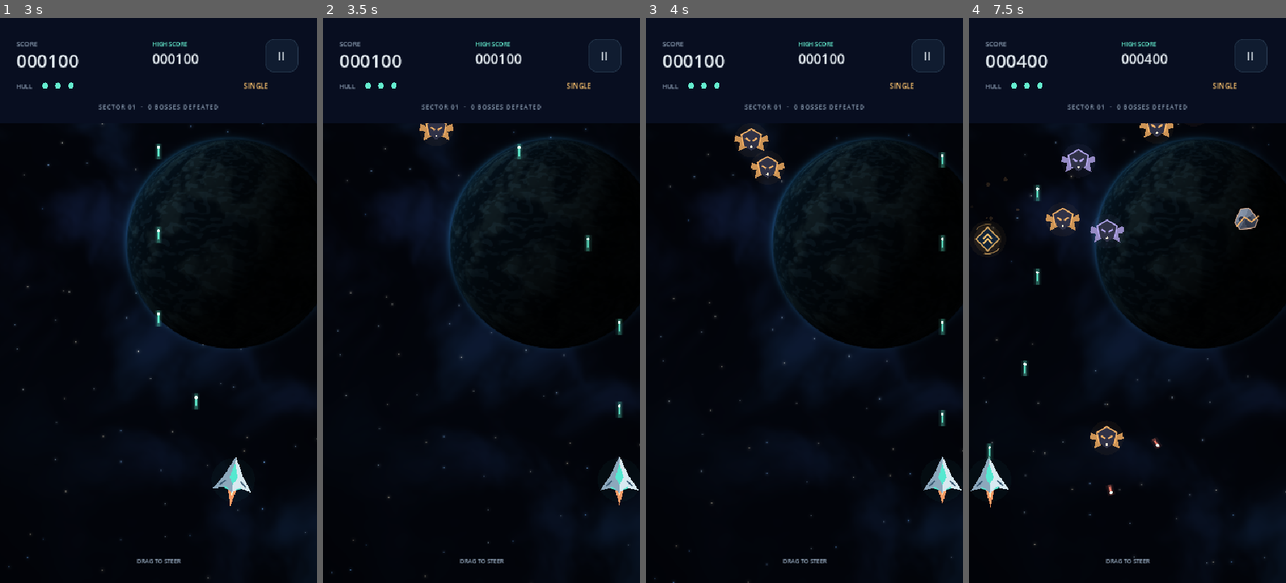
Above: before the commit, frames 1-4 (left to right).
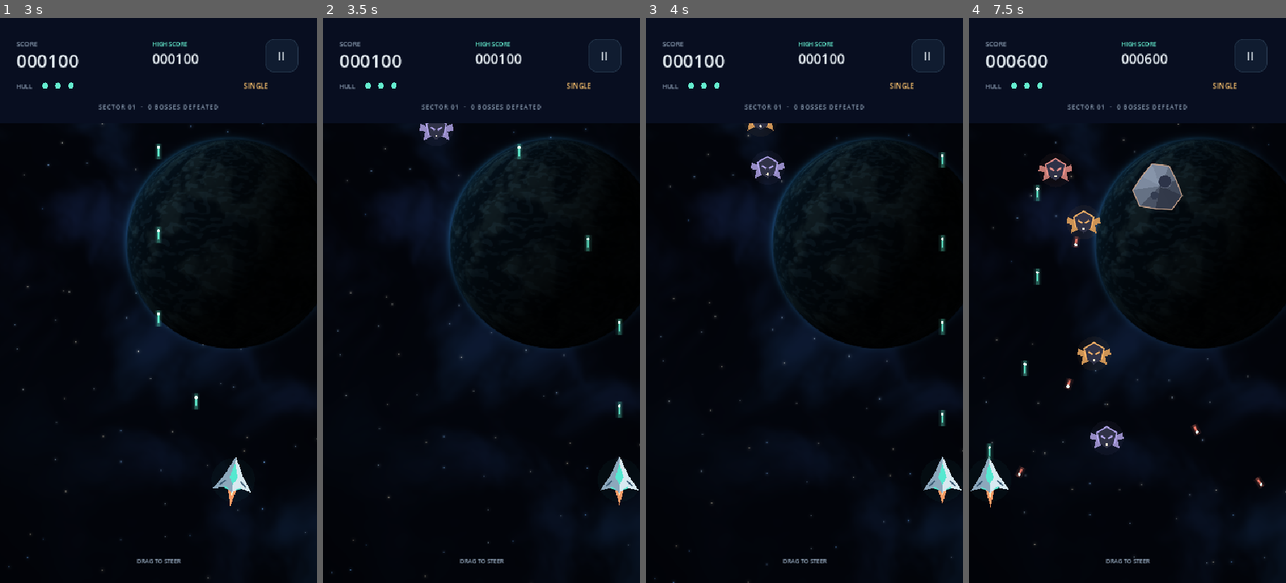
Above: after the commit, the same moments.

Repository: walgak/alien-invasion
Game: Godot game, scene res://main.tscn
The game is run twice, just before and just after one commit, with the same random seed, the same clock (stepped at 60 frames per second) and the same inputs.
Inputs (mouse positions are in pixels of both pictures, inside the frame that each line leads up to):
- Up to frame 1 (3 s): click "Launch endless flight →" at 0.5 s; click "II" at 1.25 s; click "Resume flight →" at 2 s; tap Enter at 2.75, 2.85 s; move the mouse to (228, 272) at 2.77 s; hold Right (ui_right) from 2.78 s (still down); click (228, 272) at 2.92 s
- Up to frame 2 (3.5 s): keep holding Right (ui_right); tap Space at 3.02, 3.05, 3.32 s
- Up to frame 3 (4 s): release Right (ui_right) at 3.5 s; drag from (741, 328) to (788, 413) at 3.52 s
- Up to frame 4 (7.5 s): move the mouse to (1159, 176) at 4.27 s; hold Right (ui_right) 4.28-5 s; tap Enter at 4.35, 5.85, 7.35 s; click (1159, 176) at 4.42 s; tap Space at 4.55, 6.02, 6.05, 6.32 s; drag from (1111, 413) to (1032, 215) at 5.02 s; move the mouse to (1222, 385) at 5.77 s; hold Left (ui_left) 5.78-6.5 s; click (1222, 385) at 5.92 s; drag from (1032, 215) to (1079, 159) at 6.52 s; move the mouse to (1143, 300) at 7.27 s; hold Left (ui_left) from 7.28 s (still down); click (1143, 300) at 7.42 s

Frame 1 is identical in both runs. In frame 2, 0.1% of the frame differs, in the area x 30-42%, y 18-22%; in frame 3, 0.5%; in frame 4, 3.6%, in the area x 1-94%, y 6-85%.

Commit message:
Rebalance alien threats, rare upgrades and gravity landing zones

Diff:
--- a/mobile/scripts/boss.gd
+++ b/mobile/scripts/boss.gd
@@ -62,11 +62,6 @@
 			fire_volley()
 			shot_timer += 1.35
 	elif phase == "warning":
-		if kind == "white":
-			# Track the nearest edge while forming, then keep the active hole fixed.
-			position_white_hole()
-			if cannon_active:
-				aim_cannon_at_hole()
 		if cannon_active:
 			cannon_previous_position = cannon_position
 			cannon_position += cannon_velocity * delta
@@ -140,18 +135,18 @@
 	phase = "warning"
 	phase_time = 0.0
 	neutralise_time = 0.0
-	if kind == "white":
-		position_white_hole()
-		launch_rift_cannon()
-	elif kind == "black":
-		var side := 1.0 if game.ship.position.x < game.arena.x * 0.5 else -1.0
-		well_position = Vector2(clampf(game.ship.position.x + side * 130.0, 45, game.arena.x - 45), game.ship.position.y)
+	if kind in ["black", "white"]:
+		position_gravity_hole()
 		launch_rift_cannon()
 	else:
 		cannon_active = false
 	queue_redraw()
 
 func activate_special() -> void:
+	if kind in ["black", "white"] and well_position.distance_to(game.ship.position) < minf(130.0, game.arena.x * 0.22):
+		position_gravity_hole()
+		aim_cannon_at_hole()
+		return
 	cannon_active = false
 	phase = "active"
 	phase_time = 0.0
@@ -208,17 +203,17 @@
 	alien.shot_timer = 0.55
 	game.sound.play_effect("rift")
 
-func position_white_hole() -> void:
-	var at: Vector2 = game.ship.position
-	# Bottom wins an exact tie; otherwise select the true shortest distance.
-	var distances := [game.arena.y - at.y, at.x, game.arena.x - at.x, at.y]
-	var directions := [Vector2.DOWN, Vector2.LEFT, Vector2.RIGHT, Vector2.UP]
-	var nearest := 0
-	for i in range(1, distances.size()):
-		if distances[i] < distances[nearest]:
-			nearest = i
-	white_push_direction = directions[nearest]
-	well_position = at - white_push_direction * 130.0
+func position_gravity_hole() -> void:
+	# Fixed lower-middle arena region, never a ship-relative target.
+	var region := Rect2(game.arena * Vector2(0.28, 0.57), game.arena * Vector2(0.44, 0.13))
+	var candidate := Vector2(game.rng.randf_range(region.position.x, region.end.x), game.rng.randf_range(region.position.y, region.end.y))
+	if candidate.distance_to(game.ship.position) < 130.0:
+		# The farthest corner maximizes reaction room even after prior drift.
+		for corner in [region.position, region.end, Vector2(region.end.x, region.position.y), Vector2(region.position.x, region.end.y)]:
+			if corner.distance_to(game.ship.position) > candidate.distance_to(game.ship.position):
+				candidate = corner
+	well_position = candidate
+	white_push_direction = (game.ship.position - well_position).normalized()
 
 func touches_screen_edge() -> bool:
 	var at: Vector2 = game.ship.position
--- a/mobile/scripts/enemy.gd
+++ b/mobile/scripts/enemy.gd
@@ -11,6 +11,7 @@
 var shot_timer := 2.0
 var summoned := false
 var health := 1
+var zigzag := false
 var motion_phase := "flight"
 var fold_origin := Vector2.ZERO
 var fold_life := 0.0
@@ -53,7 +54,11 @@
 	if motion_phase == "flight":
 		position += velocity * remaining
 		if not summoned:
-			position.x += (sin(age * 1.8 + phase) - sin(old_age * 1.8 + phase)) * 22.0
+			if zigzag:
+				# Triangle wave gives clear alternating diagonal legs.
+				position.x += (asin(sin(age * 2.8 + phase)) - asin(sin(old_age * 2.8 + phase))) * 60.0
+			else:
+				position.x += (sin(age * 1.8 + phase) - sin(old_age * 1.8 + phase)) * 22.0
 		fold_life = maxf(0.0, fold_life - remaining)
 	queue_redraw()
 
--- a/mobile/scripts/game.gd
+++ b/mobile/scripts/game.gd
@@ -37,6 +37,7 @@
 var asteroid_timer := 5.0
 var save_timer := 10.0
 var kills_since_drop := 0
+var advanced_drop_sector := -1
 var pickup_notice := ""
 var pickup_notice_time := 0.0
 var score := 0
@@ -126,6 +127,7 @@
 	asteroid_timer = rng.randf_range(4.0, 7.0)
 	save_timer = 10.0
 	kills_since_drop = 0
+	advanced_drop_sector = -1
 	pickup_notice = ""
 	pickup_notice_time = 0.0
 	boss_deck.clear()
@@ -263,7 +265,8 @@
 	enemy.previous_position = at
 	enemy.velocity = velocity
 	enemy.phase = rng.randf_range(0.0, TAU)
-	enemy.shot_timer = rng.randf_range(1.7, 3.4)
+	enemy.shot_timer = rng.randf_range(0.85, 1.7)
+	enemy.zigzag = not summoned and rng.randf() < 0.45
 	enemy.summoned = summoned
 	enemy.tint = Color("73eac4") if summoned else [Color("ffb86a"), Color("f1958d"), Color("baacf5")][rng.randi_range(0, 2)]
 	if fold_origin != Vector2.INF:
@@ -300,7 +303,7 @@
 	if was_gravity:
 		restore_cruise_position()
 	ship.invulnerable = maxf(ship.invulnerable, 2.5)
-	spawn_pickup(Vector2(ship.position.x, ship.position.y - 130.0), "weapon")
+	maybe_drop_pickup(Vector2(ship.position.x, ship.position.y - 130.0))
 	recovery_time = 3.0
 	boss_timer = rng.randf_range(40.0, 55.0)
 	wave_timer = 0.5
@@ -362,7 +365,7 @@
 			if enemy.shot_timer <= 0.0:
 				var aim: Vector2 = (ship.position - enemy.position).normalized()
 				spawn_hostile_shot(enemy.position + Vector2(0, 24), aim * (215.0 if enemy.summoned else 180.0))
-				enemy.shot_timer = rng.randf_range(2.1, 3.8)
+				enemy.shot_timer = rng.randf_range(1.05, 1.9)
 
 func fire_player_shot() -> float:
 	return weapons.fire(self)
@@ -465,10 +468,18 @@
 func maybe_drop_pickup(at: Vector2) -> void:
 	kills_since_drop += 1
 	var roll := rng.randf()
-	if roll < 0.19 or kills_since_drop >= 10:
+	var pending := pickups.filter(func(drop: Node2D) -> bool: return drop.kind == "weapon").size()
+	var advanced: bool = weapons.level + pending >= 2
+	if advanced:
+		# Reserve the sector allowance when dropped, including uncollected drops.
+		if weapons.level + pending < 4 and advanced_drop_sector != bosses_defeated and roll < 0.015:
+			spawn_pickup(at, "weapon")
+			advanced_drop_sector = bosses_defeated
+			kills_since_drop = 0
+	elif roll < 0.06 or kills_since_drop >= 30:
 		spawn_pickup(at, "weapon")
 		kills_since_drop = 0
-	elif roll < 0.28:
+	if roll >= 0.94:
 		spawn_pickup(at, "life")
 
 func spawn_pickup(at: Vector2, kind: String) -> void:
--- /dev/null
+++ b/mobile/tests/balance.gd
@@ -0,0 +1,52 @@
+extends SceneTree
+var failures := 0
+func _initialize() -> void:
+	call_deferred("run")
+func check(ok: bool, label: String) -> void:
+	if not ok:
+		failures += 1
+		push_error(label)
+	else:
+		print("PASS: " + label)
+func run() -> void:
+	if not OS.get_environment("ALIEN_SAVE_PATH").ends_with("balance-record.cfg"):
+		quit(1)
+		return
+	var game = load("res://main.tscn").instantiate()
+	root.add_child(game)
+	game.set_physics_process(false)
+	game.set_process(false)
+	game.sound.enabled = false
+	game.start_run()
+	game.rng.seed = 32
+	var zigzags := 0
+	for i in range(100):
+		var alien = game.spawn_enemy(Vector2(270, 250), Vector2.DOWN * 100)
+		zigzags += int(alien.zigzag)
+		check(alien.shot_timer >= 0.85 and alien.shot_timer <= 1.7, "halved initial firing interval")
+		game.remove_enemy(alien)
+	check(zigzags > 25 and zigzags < 65, "waves mix zigzag and straight aliens")
+	var alien = game.spawn_enemy(Vector2(270, 250), Vector2.DOWN * 100)
+	alien.zigzag = true
+	alien.phase = 0
+	alien.advance(0.3)
+	var right: float = alien.position.x
+	alien.advance(1.0)
+	check(right > 270 and alien.position.x < right, "zigzag reverses horizontal direction")
+	game.weapons.level = 2
+	var drops := 0
+	for i in range(1000):
+		game.maybe_drop_pickup(Vector2(270, 300))
+		for drop in game.pickups.duplicate():
+			if drop.kind == "weapon":
+				drops += 1
+			game.pickups.erase(drop)
+			drop.queue_free()
+	check(drops == 1, "at most one advanced drop per boss interval despite 1000 kills")
+	game.bosses_defeated += 1
+	for i in range(1000):
+		game.maybe_drop_pickup(Vector2(270, 300))
+	check(game.pickups.filter(func(drop): return drop.kind == "weapon").size() <= 1, "next sector retains advanced drop cap")
+	game.free()
+	await process_frame
+	quit(0 if failures == 0 else 1)
--- a/mobile/tests/hole_physics.gd
+++ b/mobile/tests/hole_physics.gd
@@ -66,36 +66,26 @@
 		check(game.ship.position == drifted, mode + ": the tap window blocks force until it expires")
 		game.boss.step(0.1)
 		check((game.ship.position - drifted).dot(unresisted_motion) > 0, mode + ": the original force resumes at full strength after the tap window")
-	var edges := [
-		{"name": "bottom", "at": Vector2(270, 780), "direction": Vector2.DOWN},
-		{"name": "left", "at": Vector2(60, 780), "direction": Vector2.LEFT},
-		{"name": "right", "at": Vector2(480, 780), "direction": Vector2.RIGHT},
-		{"name": "top", "at": Vector2(270, 60), "direction": Vector2.UP},
-		{"name": "bottom near a corner", "at": Vector2(90, 910), "direction": Vector2.DOWN}
-	]
-	for edge in edges:
-		prepare("white", edge.at)
-		check(game.boss.white_push_direction == edge.direction, "white: selects the nearest " + edge.name + " edge")
-		var away: Vector2 = (game.ship.position - game.boss.well_position).normalized()
-		check(away.is_equal_approx(edge.direction), "white: spawns on the opposite side to push toward " + edge.name)
-		game.boss.step(0.1)
-		var displacement: Vector2 = game.ship.position - edge.at
-		check(displacement.dot(edge.direction) > 0 and absf(displacement.cross(edge.direction)) < 0.001, "white: force moves only toward " + edge.name)
-	# Player movement during the warning cannot leave the hole targeting a far edge.
+	for mode in ["black", "white"]:
+		for at in [Vector2(60, 780), Vector2(480, 780), Vector2(270, 780), Vector2(270, 600)]:
+			prepare(mode, at)
+			var well: Vector2 = game.boss.well_position
+			check(well.x >= 540 * 0.28 - 0.01 and well.x <= 540 * 0.72 + 0.01 and well.y >= 960 * 0.57 - 0.01 and well.y <= 960 * 0.70 + 0.01, mode + ": hole stays in lower-middle region")
+			check(well.distance_to(at) >= 118.0, mode + ": hole opens with safe clearance")
+			game.boss.step(0.1)
+			var movement: Vector2 = game.ship.position - at
+			check(movement.dot(well - at) * (1 if mode == "black" else -1) > 0, mode + ": force acts toward or away from its fixed core")
 	game.start_run("white")
 	game.boss.begin_special()
+	var target: Vector2 = game.boss.well_position
 	game.ship.position.x = 50
-	game.ship.target_x = 50
 	game.boss.step(0.1)
-	check(game.boss.white_push_direction == Vector2.LEFT and game.boss.well_position.x > game.ship.position.x, "white: forming hole follows the nearest edge during the warning")
-	game.boss.step(1.2)
-	var fixed_hole: Vector2 = game.boss.well_position
-	game.boss.step(0.1)
-	check(game.boss.well_position == fixed_hole, "white: the active hole remains fixed while it pushes")
-	for at in [Vector2(27, 480), Vector2(513, 480), Vector2(270, 27), Vector2(270, 933)]:
-		prepare("white", at)
-		game.boss.step(0.1)
-		check(game.state == game.State.LOST and game.lives == 0 and not game.particles.is_empty(), "white: contact with boundary at %s destroys the ship" % at)
+	check(game.boss.well_position == target, "cannon destination does not track horizontal steering")
+	game.start_run("black")
+	game.boss.begin_special()
+	game.ship.position = game.boss.well_position
+	game.boss.step(1.3)
+	check(game.state == game.State.PLAYING and game.boss.phase == "warning", "unsafe landing redirects cannon before a core can open")
 	prepare("white")
 	game.boss.step(0.2)
 	var pushed_y: float = game.ship.position.y
Not shown, changed: README.md
Not shown, changed: mobile/README.md
